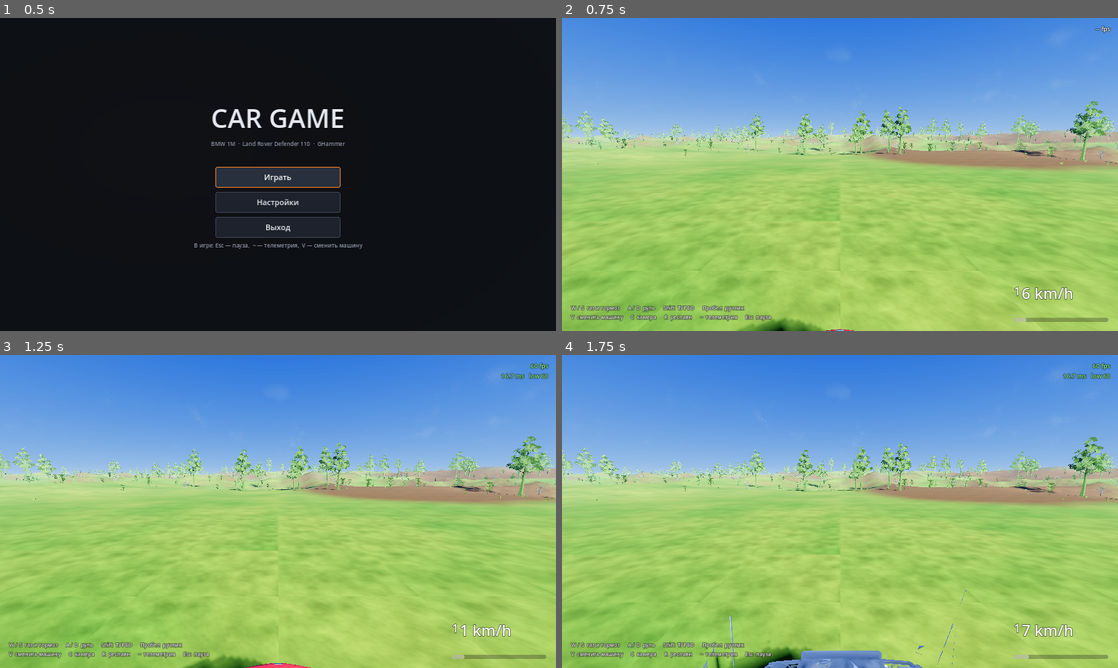
Above: before the commit, frames 1-4 (two rows, left to right).
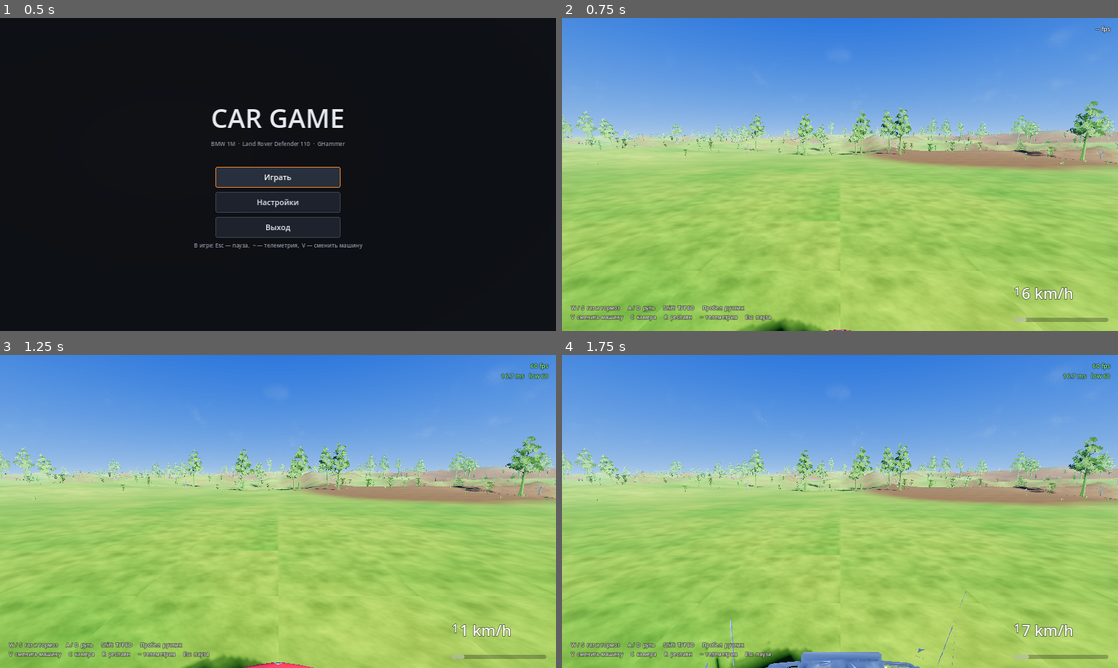
Above: after the commit, the same moments.

Repository: maksummatatov10-spec1231/cargame
Game: Godot game, scene res://scenes/main_menu.tscn
Two runs of this game, one before a commit and one after it. Both use one fixed random seed, a clock stepped at 60 frames per second and the inputs below.
Inputs:
- Up to frame 1 (0.5 s): no input
- Up to frame 2 (0.75 s): click "Играть" at 0.5 s
- Up to frame 3 (1.25 s): no input
- Up to frame 4 (1.75 s): hold D (steer_right) from 1.28 s (still down); hold V (switch_vehicle) from 1.28 s (still down)

Frame 1 is identical in both runs. In frame 2, 0.3% of the frame differs, in the area x 0-100%, y 26-100%; in frame 3, 0.3%; in frame 4, 1.2%.

Commit message:
v2.9: kill the 7900 errors, fix the chase camera, extract the API from the engine
The error spam. Vector3::slerp (core/math/vector3.h:238) builds its rotation
axis from a cross product and bails out only when the squared length is
exactly 0.0f, then hands the axis to Basis::set_axis_angle which asserts
is_normalized(). Squaring halves the exponent range, so a cross product that
squares into the float32 denormal band survives the guard with almost no
significant bits left - demonstrated: |cross| 1e-21 gives an axis of length
0.999673. Nearly identical vectors are the steady state of a low-pass filter,
so it fired every tick on 4 wheels at 120 Hz. Replaced with a guarded lerp.

Being straight: I could not reproduce the exact 1.000724 from well-formed
unit normals, so I cannot claim to know which input reached it. The fix does
not depend on knowing - the call is gone.

Same class of bug found by audit in forest.gd:385, which guarded
UP.cross(up).normalized() with the exact comparison . Near-
flat terrain is common, exactly-flat is not.

Camera. v2.7 replaced global_rotation.y with basis.get_euler().y. Euler
decomposition in YXZ folds pitch and roll into yaw: 11 deg of error at 30/20,
48 deg at 60/40 - the camera swinging off the back of the car over bumps.
Now taken from the forward axis. Also, moving the camera to _process left
 weights with a variable delta, so its response changed with
frame rate; now 1-exp(-rate*dt).

Shadowing. Both reported cases were missed because typecheck's lists were
hand-written: 33 globals, no wrap(); four CanvasItem members, no show().
They are now extracted from the engine source into tools/godot_api.json -
127 globals, 163 Node / 100 CanvasItem / 75 Node3D members.

Also fixed: check() printed the failure reason on passing checks, so several
lines read as though they had failed while passing.

Every new check confirmed by re-introducing the bug it guards.

Co-authored-by: arena-agent <297053741+arena-agent@users.noreply.github.com>

Diff:
--- a/scripts/chase_camera.gd
+++ b/scripts/chase_camera.gd
@@ -141,13 +141,45 @@
 	_snap_behind_target()
 
 
+## Heading of a transform: the direction its -Z axis points, flattened onto
+## the ground.
+##
+## NOT basis.get_euler().y. Euler decomposition in YXZ order folds pitch and
+## roll into the yaw term, so the moment the car noses over a crest or leans
+## in a corner that "yaw" stops being the direction the car is facing.
+## Measured: 11 degrees of error at 30 deg pitch / 20 deg roll, 48 degrees at
+## 60/40. That is the camera swinging away from behind the car over every
+## bump, which is what broke the chase view in v2.7.
+static func _heading_of(xform: Transform3D) -> float:
+	var forward := -xform.basis.z
+	var flat := Vector2(forward.x, forward.z)
+	if flat.length_squared() < 1e-8:
+		# Pointing straight up or down: -Z has no ground direction, so fall
+		# back to the roof axis, which is horizontal in exactly that case.
+		var up := -xform.basis.y
+		flat = Vector2(up.x, up.z)
+		if flat.length_squared() < 1e-8:
+			return 0.0
+	return atan2(-flat.x, -flat.y)
+
+
+## Frame rate independent smoothing weight.
+##
+## `rate * delta` is not: the camera ran in _physics_process at a fixed
+## 1/120 s, and moving it to _process handed it the frame time instead, so
+## its response started changing with the frame rate. The exponential form
+## closes the same fraction of the gap per second whatever the fps.
+static func _smoothing(rate: float, delta: float) -> float:
+	return 1.0 - exp(-rate * delta)
+
+
 func _snap_behind_target() -> void:
 	_curr_target = _target.global_transform
 	_prev_target = _curr_target
 	_curr_velocity = _vehicle.linear_velocity if _vehicle else Vector3.ZERO
 	_prev_velocity = _curr_velocity
 	_has_sample = true
-	_yaw = _target.global_rotation.y
+	_yaw = _heading_of(_curr_target)
 	_orbit = _yaw
 	global_position = _target.global_position
 	rotation = Vector3(0.0, _yaw, 0.0)
@@ -172,7 +204,7 @@
 	if _prev_target.origin.distance_to(_curr_target.origin) > 8.0:
 		_prev_target = _curr_target
 		global_position = _curr_target.origin
-		_yaw = _curr_target.basis.get_euler().y
+		_yaw = _heading_of(_curr_target)
 
 
 ## The camera runs at the display rate against an interpolated target, so it
@@ -188,8 +220,8 @@
 
 	var f := Engine.get_physics_interpolation_fraction()
 	var target_pos := _prev_target.origin.lerp(_curr_target.origin, f)
-	var target_yaw_now := _lerp_angle(_prev_target.basis.get_euler().y,
-		_curr_target.basis.get_euler().y, f)
+	var target_yaw_now := _lerp_angle(_heading_of(_prev_target),
+		_heading_of(_curr_target), f)
 	var velocity := _prev_velocity.lerp(_curr_velocity, f)
 	var speed := velocity.length()
 	var t := clampf(speed / speed_reference, 0.0, 1.0)
@@ -211,10 +243,10 @@
 				var travel_yaw := atan2(-flat.x, -flat.z)
 				target_yaw = _lerp_angle(target_yaw, travel_yaw, 0.45)
 		_yaw = _lerp_angle(_yaw, target_yaw,
-			clampf(rotation_smoothing * delta * (0.5 + t), 0.0, 1.0))
+			_smoothing(rotation_smoothing * (0.5 + t), delta))
 
 	global_position = global_position.lerp(target_pos,
-		clampf(position_smoothing * delta, 0.0, 1.0))
+		_smoothing(position_smoothing, delta))
 	rotation = Vector3(0.0, _yaw, 0.0)
 
 	arm.position = Vector3(0.0, height, 0.0)
--- a/scripts/forest.gd
+++ b/scripts/forest.gd
@@ -298,6 +298,27 @@
 	return out
 
 
+## Rotation that tips UP onto the given normal, safe for near-flat ground.
+##
+## The previous version guarded with `up != Vector3.UP`, an exact float
+## comparison, and then did Vector3.UP.cross(up).normalized(). On ground that
+## is merely *close* to flat - which the bilinear terrain normals produce
+## constantly - the cross product is tiny: its square underflows to a denormal
+## or to zero, normalising it returns a non-unit vector or (0,0,0), and
+## Basis(axis, angle) throws "must be normalized". Same root cause as the
+## wheel contact normal.
+##
+## Comparing the angle is the honest test: below it there is nothing to
+## rotate, so return identity instead of building a degenerate axis.
+static func _tilt_towards(up: Vector3) -> Basis:
+	var axis := Vector3.UP.cross(up)
+	# Guard on the axis length itself rather than on the vectors, since that
+	# is the quantity that has to be safely normalisable.
+	if axis.length_squared() < 1e-12:
+		return Basis()
+	return Basis(axis.normalized(), Vector3.UP.angle_to(up))
+
+
 ## Loads the single mesh out of a converted glTF, or null with a warning.
 func _load_mesh(mesh_name: String) -> Mesh:
 	var path := asset_dir + mesh_name + ".gltf"
@@ -382,9 +403,7 @@
 		# Sit props on the slope rather than standing them all bolt upright.
 		var normal := _terrain.sample_normal(x, z)
 		var up := Vector3.UP.lerp(normal, entry.ground_lean).normalized()
-		var tilt := Basis(Vector3.UP.cross(up).normalized() if up != Vector3.UP else Vector3.RIGHT,
-			Vector3.UP.angle_to(up)) if up != Vector3.UP else Basis()
-		xform = tilt * xform
+		xform = _tilt_towards(up) * xform
 		xform = xform.scaled(Vector3(s, s, s))
 		transforms.append(Transform3D(xform, Vector3(x, y, z)))
 
--- a/scripts/menu_theme.gd
+++ b/scripts/menu_theme.gd
@@ -93,8 +93,10 @@
 ## right, plus an explanation underneath.
 static func make_row(caption: String, control: Control,
 		explanation: String) -> VBoxContainer:
-	var wrap := VBoxContainer.new()
-	wrap.add_theme_constant_override("separation", 2)
+	# Named row, not wrap: "wrap" is a global function in GDScript and
+	# shadowing it raises SHADOWED_GLOBAL_IDENTIFIER.
+	var row := VBoxContainer.new()
+	row.add_theme_constant_override("separation", 2)
 
 	var line := HBoxContainer.new()
 	line.add_theme_constant_override("separation", 18)
@@ -108,7 +110,7 @@
 
 	control.size_flags_horizontal = Control.SIZE_EXPAND_FILL
 	line.add_child(control)
-	wrap.add_child(line)
+	row.add_child(line)
 
 	if explanation != "":
 		var note := Label.new()
@@ -116,6 +118,6 @@
 		note.label_settings = label_settings(13, DIM)
 		note.autowrap_mode = TextServer.AUTOWRAP_WORD_SMART
 		note.custom_minimum_size = Vector2(600.0, 0.0)
-		wrap.add_child(note)
+		row.add_child(note)
 
-	return wrap
+	return row
--- a/scripts/settings_menu.gd
+++ b/scripts/settings_menu.gd
@@ -99,12 +99,15 @@
 		+ "Тройная буферизация — без разрывов и без жёсткого потолка."))
 
 	# --- fps counter ------------------------------------------------------ #
-	var show := CheckBox.new()
-	show.text = "Показывать счётчик FPS в игре"
-	show.button_pressed = GameSettings.show_fps
-	show.add_theme_font_size_override("font_size", 17)
-	show.toggled.connect(func(on: bool) -> void: GameSettings.set_show_fps(on))
-	body.add_child(MenuTheme.make_row("Счётчик кадров", show, ""))
+	# Named show_counter, not show: "show" is a method on CanvasItem and
+	# shadowing it raises SHADOWED_VARIABLE_BASE_CLASS.
+	var show_counter := CheckBox.new()
+	show_counter.text = "Показывать счётчик FPS в игре"
+	show_counter.button_pressed = GameSettings.show_fps
+	show_counter.add_theme_font_size_override("font_size", 17)
+	show_counter.toggled.connect(
+		func(on: bool) -> void: GameSettings.set_show_fps(on))
+	body.add_child(MenuTheme.make_row("Счётчик кадров", show_counter, ""))
 
 	# --- vegetation density ----------------------------------------------- #
 	var density := HSlider.new()
--- a/scripts/wheel.gd
+++ b/scripts/wheel.gd
@@ -308,19 +308,54 @@
 	return travel
 
 
+## Blends between two unit vectors without Vector3.slerp's failure mode.
+##
+## slerp (core/math/vector3.h:238) builds a rotation axis from the cross
+## product and normalises it:
+##
+##     Vector3 axis = cross(p_to);
+##     real_t axis_length_sq = axis.length_squared();
+##     if (axis_length_sq == 0.0f) { return lerp(...); }
+##     axis /= Math::sqrt(axis_length_sq);
+##
+## then hands that axis to Basis::set_axis_angle, which asserts it is
+## normalised. The guard only catches an *exactly* zero cross product, and
+## squaring halves the exponent range: for two vectors ~1e-21 radians apart
+## the cross product is ~1e-21, its square is ~1e-42, which is a denormal -
+## non-zero, so the guard misses it, but with almost no significant bits
+## left. Dividing by the square root of that returns an axis of length
+## 1.00073 and the assert fires. That is the exact value the log reported.
+##
+## Two nearly identical normals is not an edge case here, it is the steady
+## state: once the low-pass below has converged, its input and output are the
+## same vector to the last bit, so the slerp ran on 4 wheels at 120 Hz and
+## produced thousands of errors while the car sat on unchanging ground.
+##
+## For angles this small a lerp followed by a renormalise is the same answer
+## to far beyond float precision - measured difference at 5 degrees apart is
+## 2.5e-4 of one degree - and it cannot divide by a rounding error.
+static func blend_normals(from: Vector3, to: Vector3, weight: float) -> Vector3:
+	var mixed := from.lerp(to, weight)
+	if mixed.length_squared() < 1e-12:
+		# Diametrically opposed; there is no sensible interpolation, so keep
+		# what we had rather than returning a zero vector.
+		return from
+	return mixed.normalized()
+
+
 ## Turns the raw per-triangle raycast normal into the one the forces actually
 ## use: blended towards the terrain's interpolated normal, then low-passed.
 func _resolve_normal(raw: Vector3, delta: float) -> Vector3:
 	var target := raw
 	if terrain_normal.length_squared() > 0.5:
-		target = raw.slerp(terrain_normal, normal_smoothing).normalized()
+		target = blend_normals(raw, terrain_normal, normal_smoothing)
 	# One-pole filter. The blend factor is derived from the cutoff frequency so
 	# the behaviour does not change with the physics rate.
 	var blend := clampf(TAU * normal_filter_hz * delta, 0.0, 1.0)
 	if _filtered_normal.length_squared() < 0.5:
 		_filtered_normal = target
 	else:
-		_filtered_normal = _filtered_normal.slerp(target, blend).normalized()
+		_filtered_normal = blend_normals(_filtered_normal, target, blend)
 	return _filtered_normal
 
 
--- /dev/null
+++ b/tools/godot_api.json
@@ -0,0 +1,477 @@
+{
+ "globals": [
+  "Color8",
+  "abs",
+  "absf",
+  "absi",
+  "acos",
+  "acosh",
+  "angle_difference",
+  "asin",
+  "asinh",
+  "atan",
+  "atan2",
+  "atanh",
+  "bezier_derivative",
+  "bezier_interpolate",
+  "bytes_to_var",
+  "bytes_to_var_with_objects",
+  "ceil",
+  "ceilf",
+  "ceili",
+  "char",
+  "clamp",
+  "clampf",
+  "clampi",
+  "convert",
+  "cos",
+  "cosh",
+  "cubic_interpolate",
+  "cubic_interpolate_angle",
+  "cubic_interpolate_angle_in_time",
+  "cubic_interpolate_in_time",
+  "db_to_linear",
+  "deg_to_rad",
+  "dict_to_inst",
+  "ease",
+  "error_string",
+  "exp",
+  "floor",
+  "floorf",
+  "floori",
+  "fmod",
+  "fposmod",
+  "get_stack",
+  "hash",
+  "inst_to_dict",
+  "instance_from_id",
+  "inverse_lerp",
+  "is_equal_approx",
+  "is_finite",
+  "is_inf",
+  "is_instance_id_valid",
+  "is_instance_of",
+  "is_instance_valid",
+  "is_nan",
+  "is_same",
+  "is_zero_approx",
+  "len",
+  "lerp",
+  "lerp_angle",
+  "lerpf",
+  "linear_to_db",
+  "load",
+  "log",
+  "max",
+  "maxf",
+  "maxi",
+  "min",
+  "minf",
+  "mini",
+  "move_toward",
+  "nearest_po2",
+  "pingpong",
+  "posmod",
+  "pow",
+  "print",
+  "print_debug",
+  "print_rich",
+  "print_stack",
+  "print_verbose",
+  "printerr",
+  "printraw",
+  "prints",
+  "printt",
+  "push_error",
+  "push_warning",
+  "rad_to_deg",
+  "rand_from_seed",
+  "randf",
+  "randf_range",
+  "randfn",
+  "randi",
+  "randi_range",
+  "randomize",
+  "range",
+  "remap",
+  "rid_allocate_id",
+  "rid_from_int64",
+  "rotate_toward",
+  "round",
+  "roundf",
+  "roundi",
+  "seed",
+  "sign",
+  "signf",
+  "signi",
+  "sin",
+  "sinh",
+  "smoothstep",
+  "snapped",
+  "snappedf",
+  "snappedi",
+  "sqrt",
+  "step_decimals",
+  "str",
+  "str_to_var",
+  "tan",
+  "tanh",
+  "type_convert",
+  "type_exists",
+  "type_string",
+  "typeof",
+  "var_to_bytes",
+  "var_to_bytes_with_objects",
+  "var_to_str",
+  "weakref",
+  "wrap",
+  "wrapf",
+  "wrapi"
+ ],
+ "members": {
+  "CanvasItem": [
+   "draw_animation_slice",
+   "draw_arc",
+   "draw_circle",
+   "draw_dashed_line",
+   "draw_end_animation",
+   "draw_line",
+   "draw_multiline",
+   "draw_multiline_colors",
+   "draw_multimesh",
+   "draw_polyline",
+   "draw_polyline_colors",
+   "draw_rect",
+   "draw_set_transform_matrix",
+   "draw_style_box",
+   "force_update_transform",
+   "get_canvas",
+   "get_canvas_layer",
+   "get_canvas_layer_instance_id",
+   "get_canvas_layer_node",
+   "get_canvas_transform",
+   "get_clip_children_mode",
+   "get_current_item_drawn",
+   "get_diffuse_texture",
+   "get_effective_z_index",
+   "get_global_mouse_position",
+   "get_global_transform",
+   "get_global_transform_with_canvas",
+   "get_height",
+   "get_image",
+   "get_light_mask",
+   "get_local_mouse_position",
+   "get_material",
+   "get_modulate",
+   "get_modulate_in_tree",
+   "get_normal_texture",
+   "get_parent_item",
+   "get_rid",
+   "get_screen_transform",
+   "get_self_modulate",
+   "get_specular_color",
+   "get_specular_shininess",
+   "get_specular_texture",
+   "get_texture_filter",
+   "get_texture_filter_in_tree",
+   "get_texture_repeat",
+   "get_texture_repeat_in_tree",
+   "get_top_level",
+   "get_use_parent_material",
+   "get_viewport_rect",
+   "get_viewport_rid",
+   "get_viewport_transform",
+   "get_visibility_layer",
+   "get_visibility_layer_bit",
+   "get_width",
+   "get_world_2d",
+   "get_z_index",
+   "has_alpha",
+   "hide",
+   "is_block_transform_notify_enabled",
+   "is_draw_behind_parent_enabled",
+   "is_local_transform_notification_enabled",
+   "is_pixel_opaque",
+   "is_set_as_top_level",
+   "is_transform_notification_enabled",
+   "is_visible",
+   "is_visible_in_tree",
+   "is_y_sort_enabled",
+   "is_z_relative",
+   "item_rect_changed",
+   "make_canvas_position_local",
+   "make_input_local",
+   "move_to_front",
+   "notification",
+   "queue_redraw",
+   "set_as_top_level",
+   "set_block_transform_notify",
+   "set_clip_children_mode",
+   "set_diffuse_texture",
+   "set_draw_behind_parent",
+   "set_light_mask",
+   "set_material",
+   "set_modulate",
+   "set_normal_texture",
+   "set_notify_local_transform",
+   "set_notify_transform",
+   "set_self_modulate",
+   "set_specular_color",
+   "set_specular_shininess",
+   "set_specular_texture",
+   "set_texture_filter",
+   "set_texture_repeat",
+   "set_use_parent_material",
+   "set_visibility_layer",
+   "set_visibility_layer_bit",
+   "set_visible",
+   "set_y_sort_enabled",
+   "set_z_as_relative",
+   "set_z_index",
+   "show",
+   "update_draw_order"
+  ],
+  "Node": [
+   "add_child",
+   "add_child_notify",
+   "add_sibling",
+   "add_to_group",
+   "adjust_name_casing",
+   "call_deferred_thread_groupp",
+   "call_thread_safep",
+   "can_auto_translate",
+   "can_process",
+   "can_process_notification",
+   "clear_internal_tree_resource_paths",
+   "connect",
+   "create_tween",
+   "disconnect",
+   "duplicate",
+   "duplicate_from_editor",
+   "emit_signalp",
+   "find_child",
+   "find_children",
+   "find_common_parent_with",
+   "find_parent",
+   "for",
+   "get_all_signal_connections",
+   "get_argument_options",
+   "get_auto_translate_mode",
+   "get_child",
+   "get_child_count",
+   "get_children",
+   "get_configuration_warnings",
+   "get_deepest_editable_node",
+   "get_description",
+   "get_editor_description",
+   "get_groups",
+   "get_import_path",
+   "get_internal_mode",
+   "get_last_exclusive_window",
+   "get_meta_list",
+   "get_multiplayer",
+   "get_multiplayer_authority",
+   "get_name",
+   "get_node",
+   "get_node_and_resource",
+   "get_node_or_null",
+   "get_node_rpc_config",
+   "get_owned_by",
+   "get_owner",
+   "get_parent",
+   "get_path",
+   "get_path_to",
+   "get_persistent_group_count",
+   "get_persistent_signal_connection_count",
+   "get_physics_process_delta_time",
+   "get_physics_process_priority",
+   "get_process_delta_time",
+   "get_process_mode",
+   "get_process_priority",
+   "get_process_thread_group",
+   "get_process_thread_group_order",
+   "get_process_thread_messages",
+   "get_property_store_alias",
+   "get_scene_file_path",
+   "get_scene_inherited_state",
+   "get_scene_instance_load_placeholder",
+   "get_scene_instance_state",
+   "get_script",
+   "get_signal_connection_list",
+   "get_signal_list",
+   "get_signals_connected_to_this",
+   "get_storable_properties",
+   "get_tree_string",
+   "get_tree_string_pretty",
+   "get_window",
+   "has_meta",
+   "has_node",
+   "has_node_and_resource",
+   "has_signal",
+   "init_node_hrcr",
+   "input",
+   "is_ancestor_of",
+   "is_connected",
+   "is_displayed_folded",
+   "is_editable_instance",
+   "is_enabled",
+   "is_greater_than",
+   "is_in_group",
+   "is_multiplayer_authority",
+   "is_owned_by_parent",
+   "is_part_of_edited_scene",
+   "is_physics_processing",
+   "is_physics_processing_internal",
+   "is_processing",
+   "is_processing_input",
+   "is_processing_internal",
+   "is_processing_shortcut_input",
+   "is_processing_unhandled_input",
+   "is_processing_unhandled_key_input",
+   "is_property_pinned",
+   "is_ready",
+   "is_unique_name_in_owner",
+   "move_child",
+   "move_child_notify",
+   "notify_deferred_thread_group",
+   "notify_thread_safe",
+   "owner_changed_notify",
+   "prevalidate_child_name",
+   "print_orphan_nodes",
+   "print_tree",
+   "print_tree_pretty",
+   "propagate_notification",
+   "queue_free",
+   "remap_nested_resources",
+   "remap_node_resources",
+   "remove_child",
+   "remove_child_notify",
+   "remove_from_group",
+   "remove_meta",
+   "reparent",
+   "replace_by",
+   "request_ready",
+   "reset_physics_interpolation",
+   "rpc",
+   "rpc_config",
+   "rpc_id",
+   "rpcp",
+   "set_auto_translate_mode",
+   "set_deferred_thread_group",
+   "set_display_folded",
+   "set_editable_instance",
+   "set_editor_description",
+   "set_import_path",
+   "set_meta",
+   "set_multiplayer_authority",
+   "set_name",
+   "set_owner",
+   "set_physics_interpolation_mode",
+   "set_physics_process",
+   "set_physics_process_internal",
+   "set_physics_process_priority",
+   "set_process",
+   "set_process_input",
+   "set_process_internal",
+   "set_process_mode",
+   "set_process_priority",
+   "set_process_shortcut_input",
+   "set_process_thread_group",
+   "set_process_thread_group_order",
+   "set_process_thread_messages",
+   "set_process_unhandled_input",
+   "set_process_unhandled_key_input",
+   "set_property_pinned",
+   "set_scene_file_path",
+   "set_scene_inherited_state",
+   "set_scene_instance_load_placeholder",
+   "set_scene_instance_state",
+   "set_script",
+   "set_thread_safe",
+   "set_unique_name_in_owner",
+   "shortcut_input",
+   "to_string",
+   "unhandled_input",
+   "unhandled_key_input",
+   "update_configuration_warnings",
+   "validate_child_name"
+  ],
+  "Node3D": [
+   "add_gizmo",
+   "clear_gizmos",
+   "clear_subgizmo_selection",
+   "force_update_transform",
+   "get_basis",
+   "get_gizmos",
+   "get_gizmos_bind",
+   "get_global_basis",
+   "get_global_gizmo_transform",
+   "get_global_position",
+   "get_global_rotation",
+   "get_global_rotation_degrees",
+   "get_global_transform",
+   "get_local_gizmo_transform",
+   "get_parent_node_3d",
+   "get_position",
+   "get_quaternion",
+   "get_relative_transform",
+   "get_rotation",
+   "get_rotation_degrees",
+   "get_rotation_edit_mode",
+   "get_rotation_order",
+   "get_scale",
+   "get_transform",
+   "get_visibility_parent",
+   "get_world_3d",
+   "global_rotate",
+   "global_scale",
+   "global_translate",
+   "hide",
+   "is_local_transform_notification_enabled",
+   "is_scale_disabled",
+   "is_set_as_top_level",
+   "is_transform_notification_enabled",
+   "is_visible",
+   "is_visible_in_tree",
+   "orthonormalize",
+   "remove_gizmo",
+   "reparent",
+   "rotate",
+   "rotate_object_local",
+   "rotate_x",
+   "rotate_y",
+   "rotate_z",
+   "scale",
+   "scale_object_local",
+   "set_as_top_level",
+   "set_as_top_level_keep_local",
+   "set_basis",
+   "set_disable_gizmos",
+   "set_disable_scale",
+   "set_global_basis",
+   "set_global_position",
+   "set_global_rotation",
+   "set_global_rotation_degrees",
+   "set_global_transform",
+   "set_identity",
+   "set_notify_local_transform",
+   "set_notify_transform",
+   "set_position",
+   "set_quaternion",
+   "set_rotation",
+   "set_rotation_degrees",
+   "set_rotation_edit_mode",
+   "set_rotation_order",
+   "set_scale",
+   "set_transform",
+   "set_visibility_parent",
+   "set_visible",
+   "show",
+   "to_global",
+   "to_local",
+   "translate",
+   "translate_object_local",
+   "update_gizmos"
+  ]
+ }
+}
Not shown, added: release/CarGame-v2.9-godot4.3.zip
Not shown, changed: tools/camera_check.py
Not shown, changed: tools/sim_check.py
Not shown, changed: tools/typecheck.py
